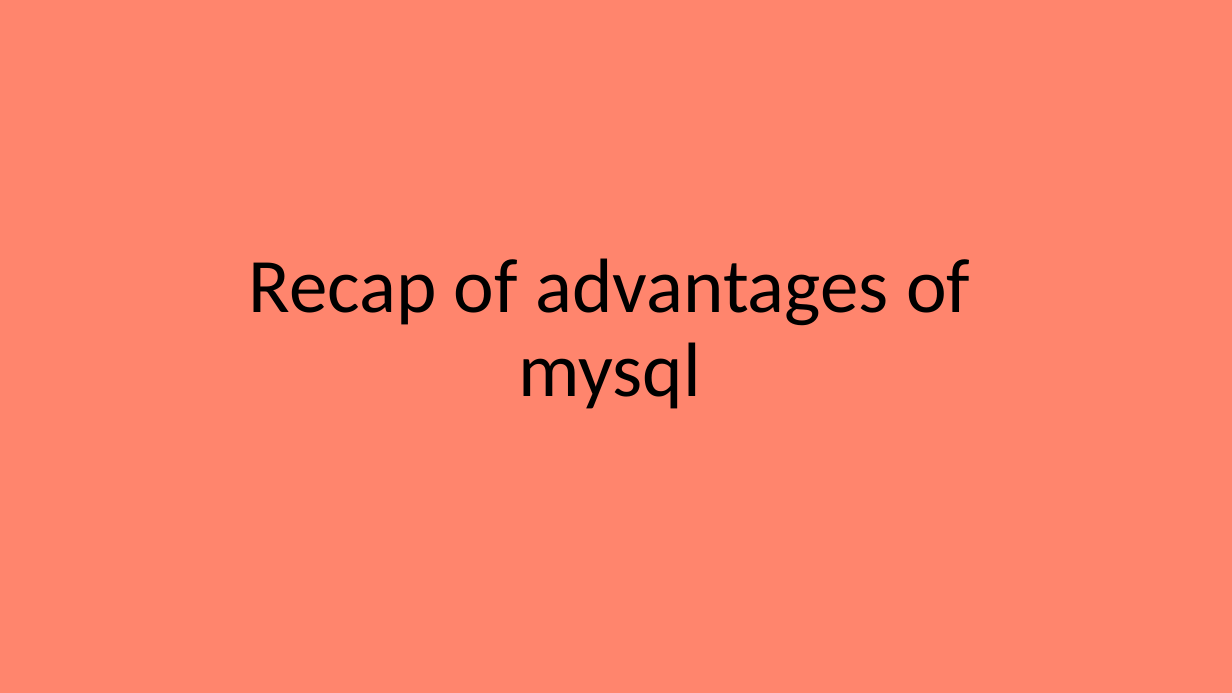
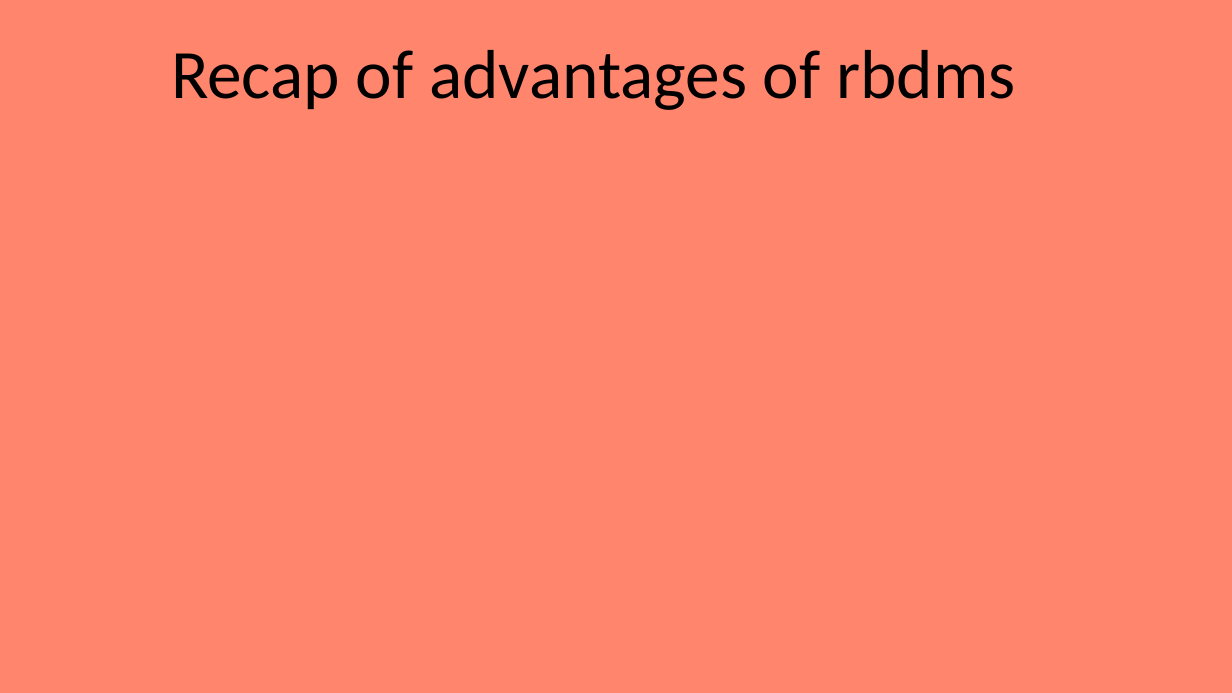
Before and after one commit to EmanueleCitarella/presentationAS, a slide deck: slide 29 of Sql vs NoSql.pptx (slide 27 before the commit). Drawn at 1232x693 pixels with LibreOffice and Linux fonts; fonts in the diff are those of the drawing. Boxes give left, top, right and bottom in pixels: in the first picture for what was removed or moved away, otherwise in the second. Text is boxed around its words. In the diff, an @@ line names an element or a change of style, - is before the commit and + after.

```diff
--- a/Sql vs NoSql.pptx
+++ b/Sql vs NoSql.pptx
@@ title at [171, 50, 1015, 110]: text changed; size 60 to 54 pt @@
-Recap of advantages of mysql
+Recap of advantages of rbdms
```
Also in this commit, not shown: 14 other slides changed, 17 slides added, 14 slides removed, 1 other file.
